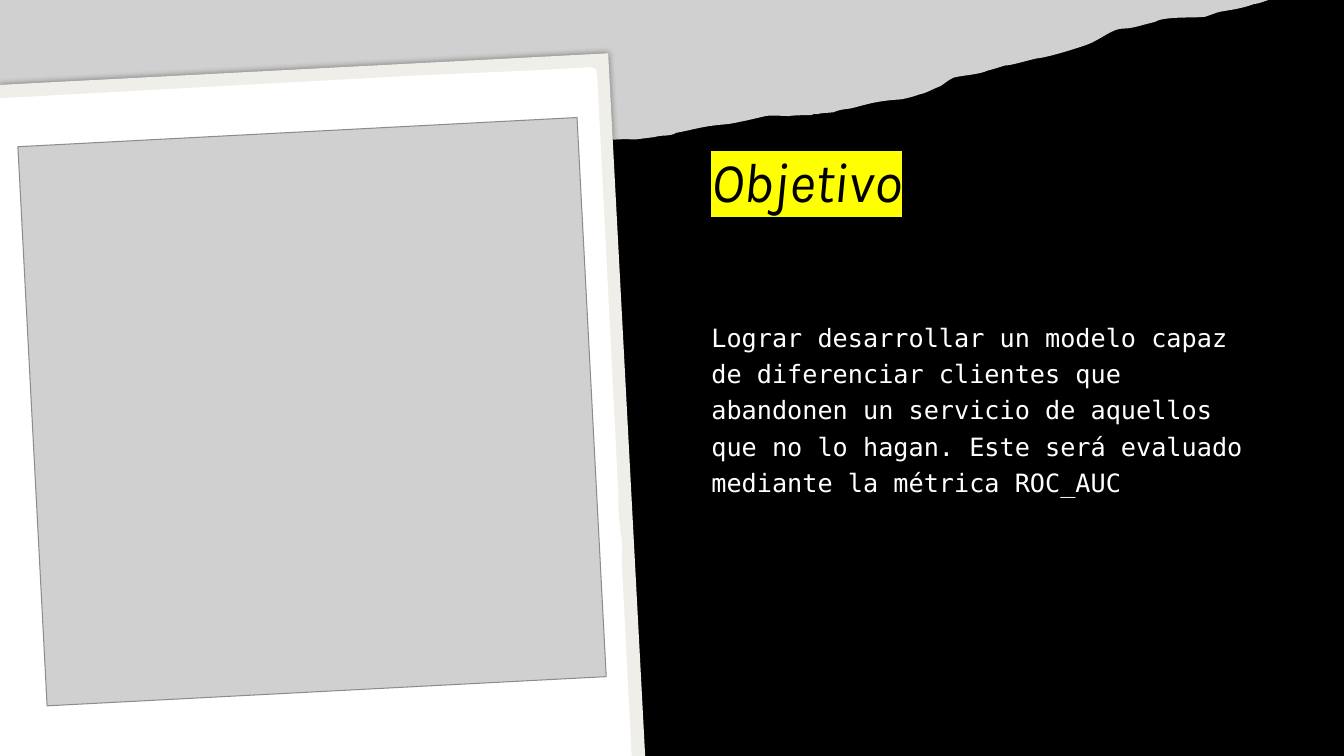
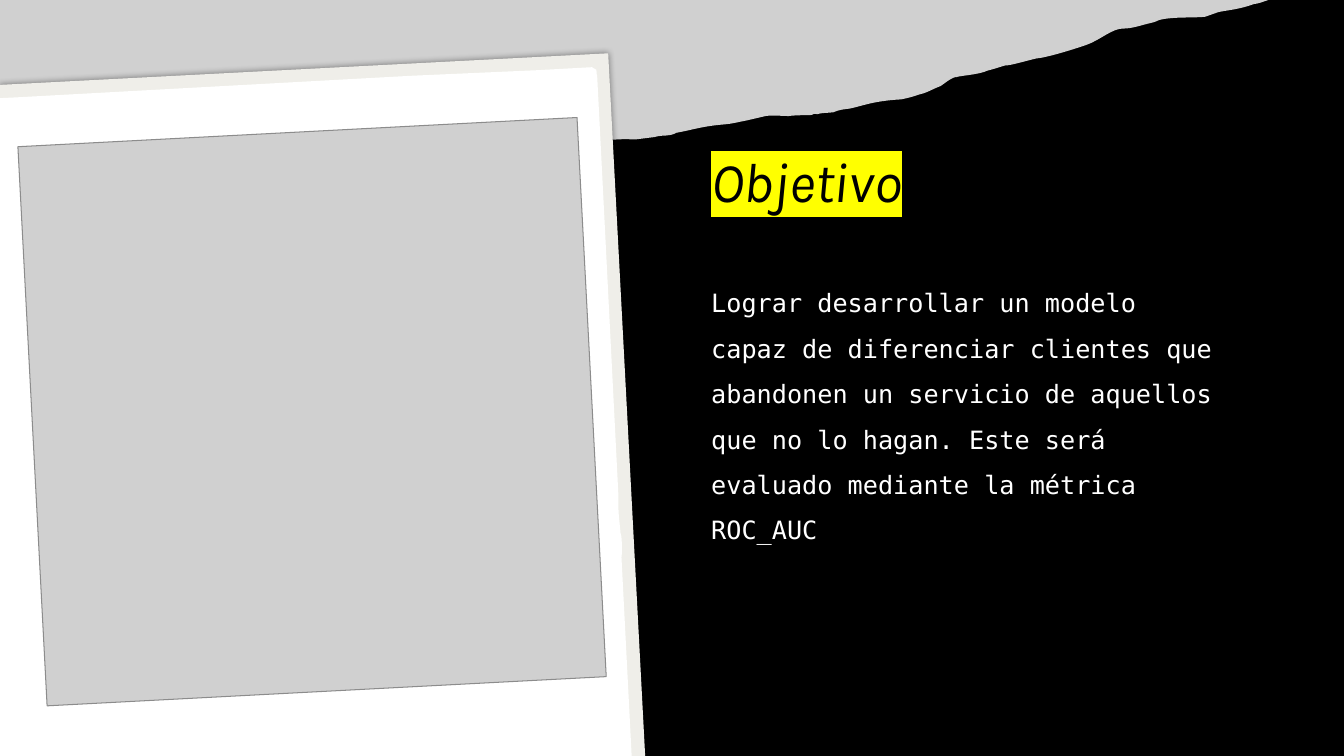
Before and after one commit to juampa95/customer-churn-ds, a slide deck: slide 3 of Análisis de abandono de clientes.pptx. Drawn at 1344x756 pixels with LibreOffice and Linux fonts; fonts in the diff are those of the drawing; grey boxes stand for pictures. Boxes give left, top, right and bottom in pixels: in the first picture for what was removed or moved away, otherwise in the second. Text is boxed around its words. In the diff, an @@ line names an element or a change of style, - is before the commit and + after.

```diff
--- a/Análisis de abandono de clientes.pptx
+++ b/Análisis de abandono de clientes.pptx
@@ text "Lograr desarrollar un modelo capaz ..." moved from (x1=711, y1=327, x2=1242, y2=498) to (x1=711, y1=292, x2=1212, y2=545) @@
@@ text "Lograr desarrollar un modelo capaz ..." at (x1=711, y1=292, x2=1212, y2=545): indent changed; line spacing 1.2 to 1.5; less space between paragraphs @@
```
Also in this commit, not shown: 3 other slides changed, 8 slides added, 1 slide removed, 6 other files.
